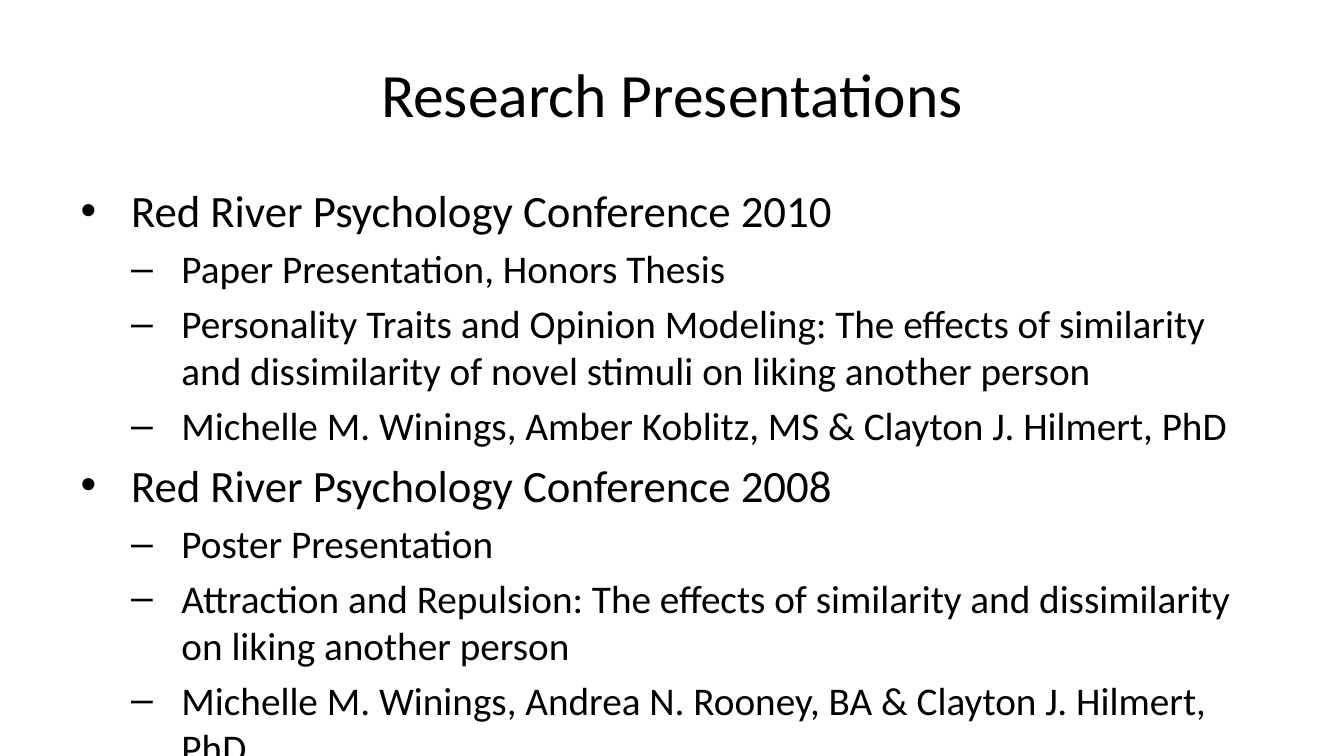
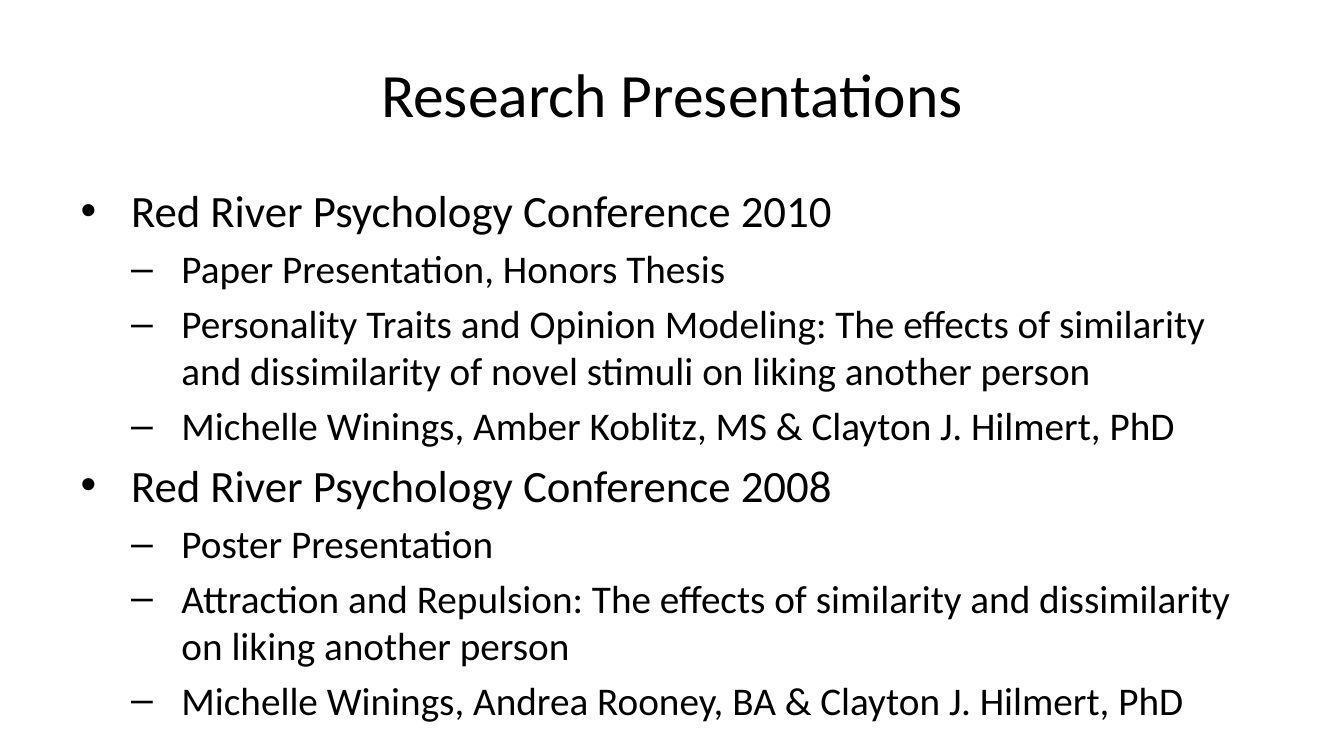
Before and after one commit to MickeyLue/Luessen-Resume, a slide deck: slide 6 of docs/index.pptx (slide 7 before the commit). Drawn at 1344x756 pixels with LibreOffice and Linux fonts; fonts in the diff are those of the drawing. Boxes give left, top, right and bottom in pixels: in the first picture for what was removed or moved away, otherwise in the second. Text is boxed around its words. In the diff, an @@ line names an element or a change of style, - is before the commit and + after.

```diff
--- a/docs/index.pptx
+++ b/docs/index.pptx
@@ text at (x1=181, y1=412, x2=1175, y2=447): text changed @@
-  – Michelle M. Winings, Amber Koblitz, MS & Clayton J. Hilmert, PhD
+  – Michelle Winings, Amber Koblitz, MS & Clayton J. Hilmert, PhD
@@ text at (x1=181, y1=687, x2=1183, y2=722): text changed @@
-  – Michelle M. Winings, Andrea N. Rooney, BA & Clayton J. Hilmert, PhD
+  – Michelle Winings, Andrea Rooney, BA & Clayton J. Hilmert, PhD
```
Also in this commit, not shown: 4 other slides changed, 1 slide added, 1 slide removed, 23 other files.
